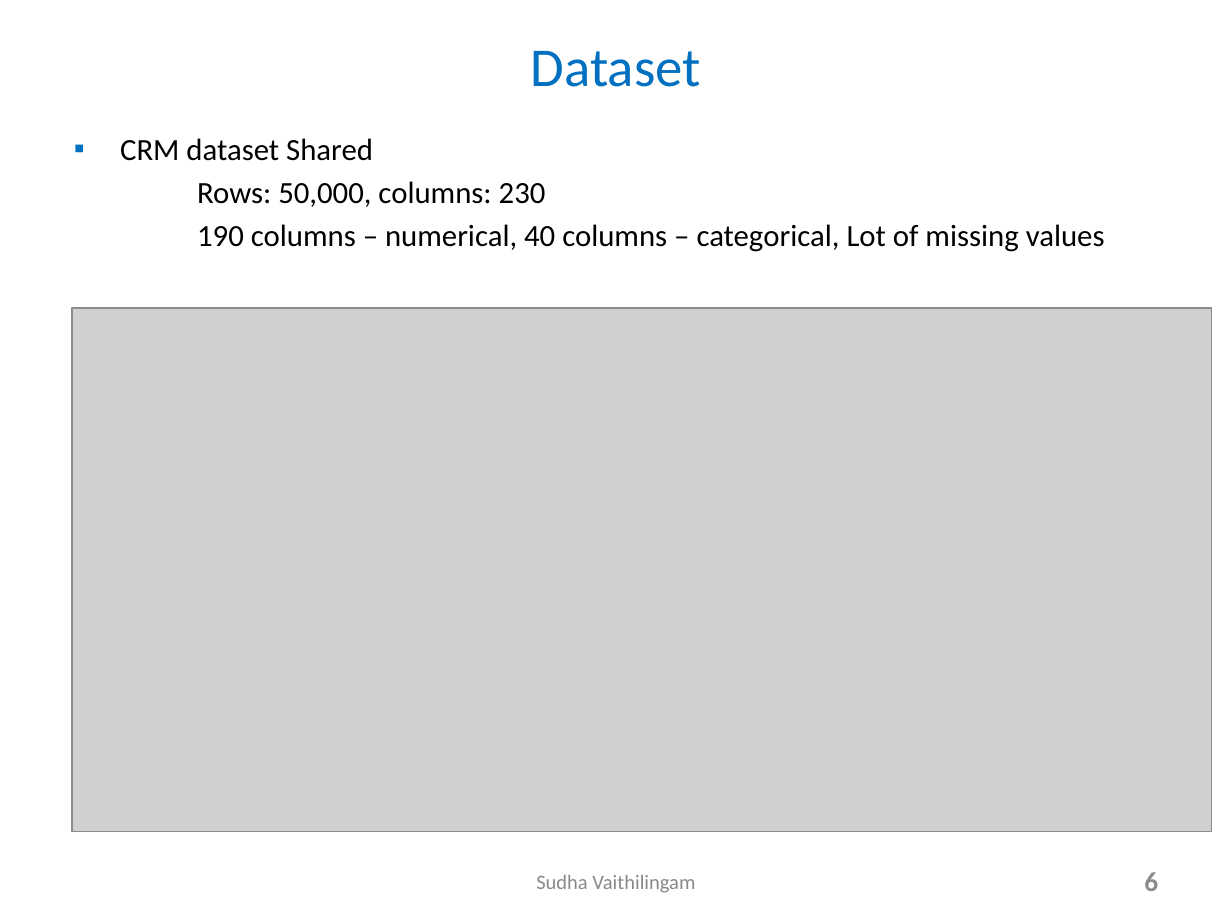
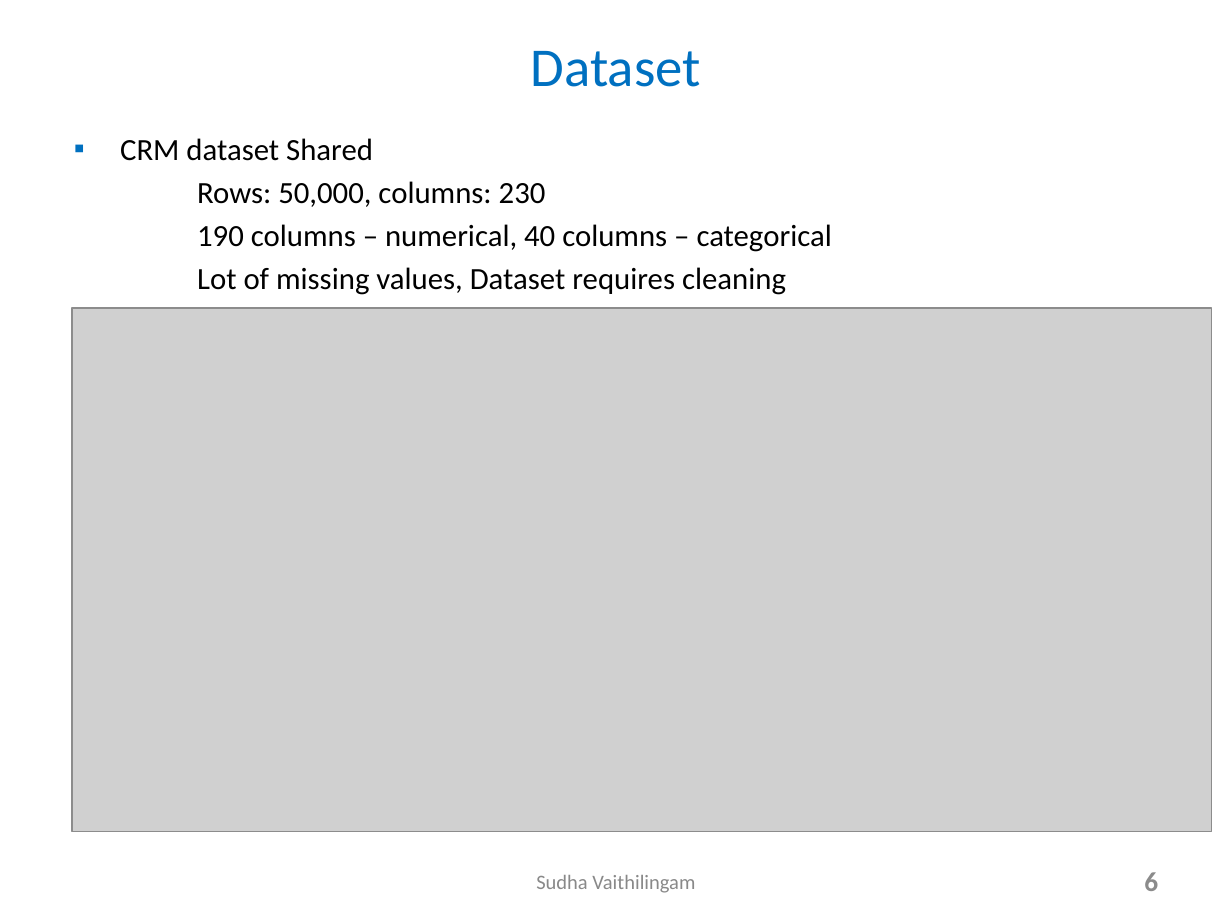
Before and after one commit to SVRD17/DeepAzureFinalProject, a slide deck: slide 6 of AzureMachineLearning_Slides_VaithilingamSudha.pptx. Drawn at 1232x924 pixels with LibreOffice and Linux fonts; fonts in the diff are those of the drawing; grey boxes stand for pictures. Boxes give left, top, right and bottom in pixels: in the first picture for what was removed or moved away, otherwise in the second. Text is boxed around its words. In the diff, an @@ line names an element or a change of style, - is before the commit and + after.

```diff
--- a/AzureMachineLearning_Slides_VaithilingamSudha.pptx
+++ b/AzureMachineLearning_Slides_VaithilingamSudha.pptx
@@ text at <box>197,224,832,295</box>: text changed @@
-190 columns – numerical, 40 columns – categorical, Lot of missing values
+190 columns – numerical, 40 columns – categorical
+Lot of missing values, Dataset requires cleaning
```
Also in this commit, not shown: 5 other slides changed, 2 other files.
